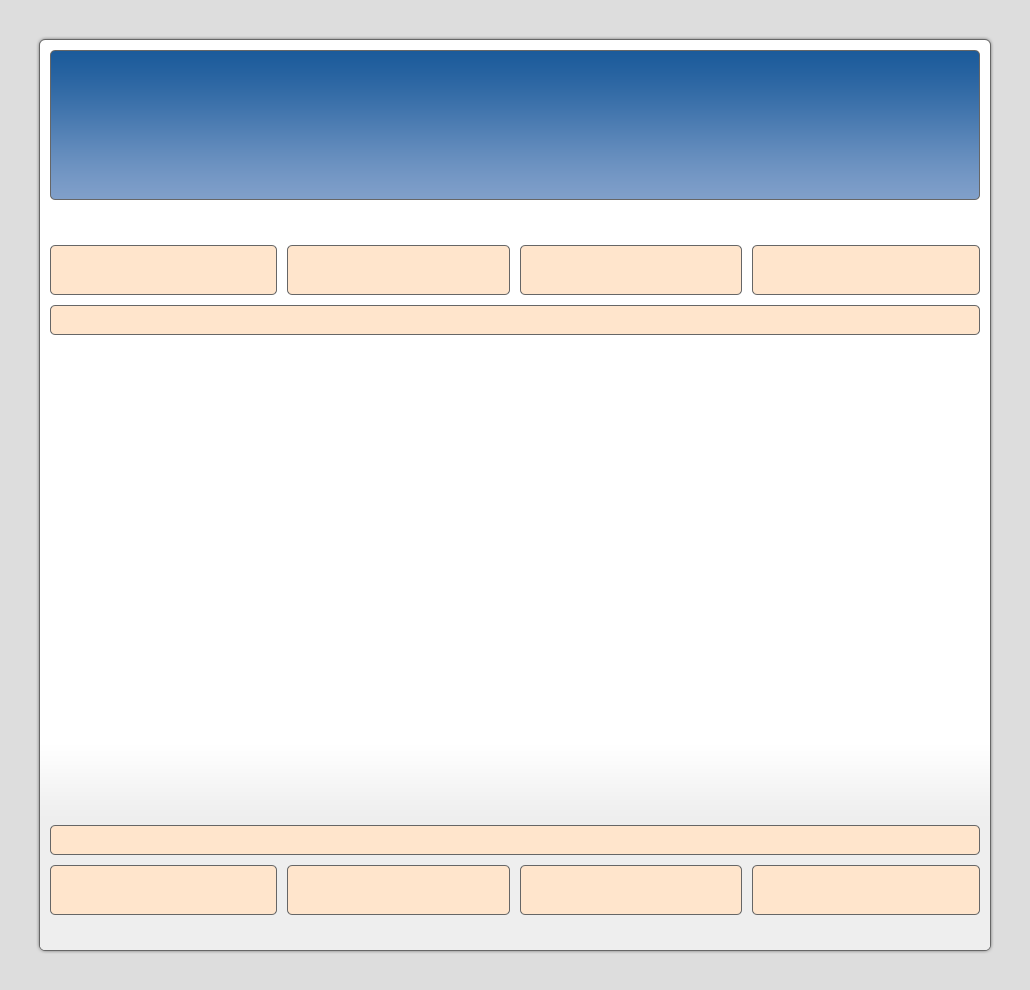
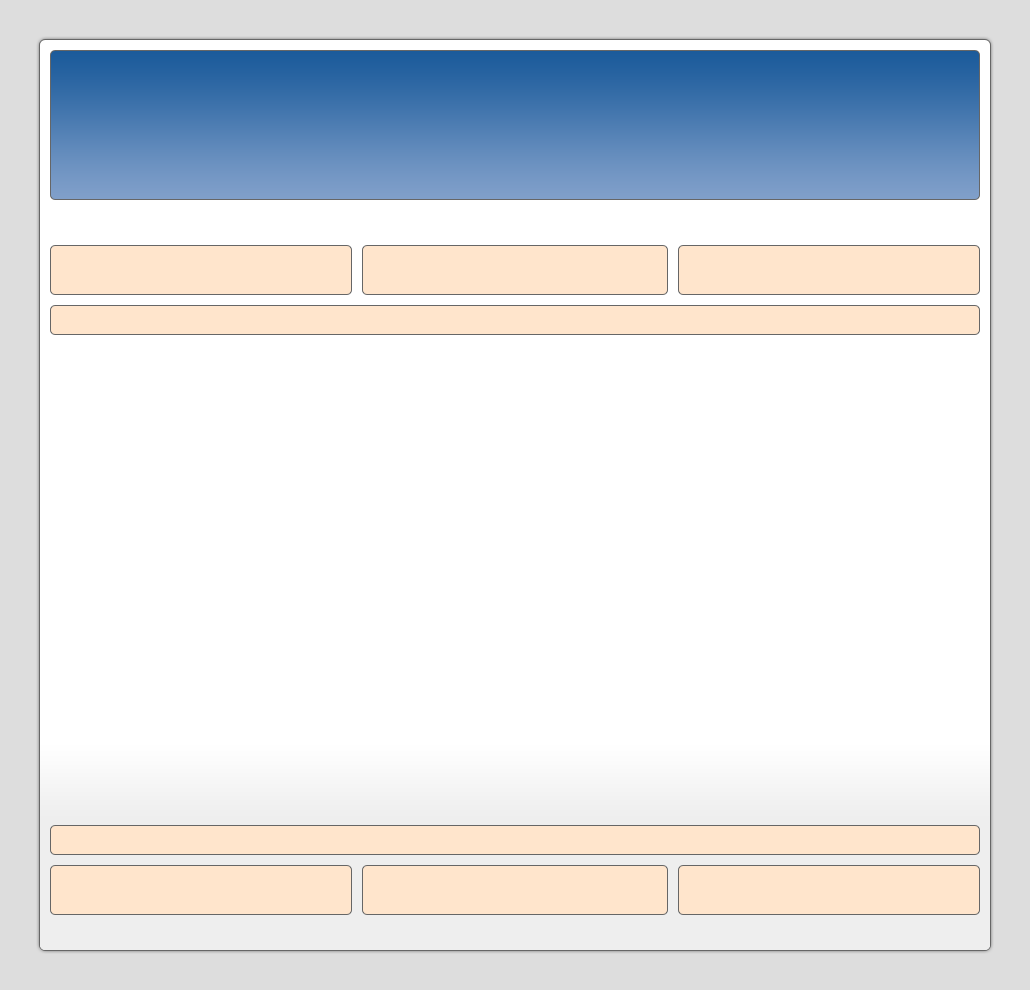
Layered file, before and after one edit (1030 x 990). Changes by layer:
painted on "header / footer widgets" over left=272, top=245, right=757, bottom=915
